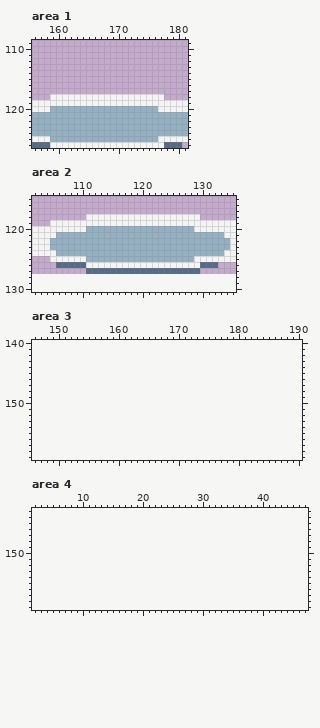
Pixel-art file: art/plates.aseprite. This is how it looked before the edit.
192x128 pixels, 1 frame. Shown: area 1: x 156..181, y 109..126; area 2: x 102..135, y 115..130; area 3: x 146..190, y 140..159; area 4: x 2..47, y 143..159. The old version is drawn lined up with the new one, on the new canvas. The commit also changed other parts of the picture, which this record leaves out.
The same view after the edit:
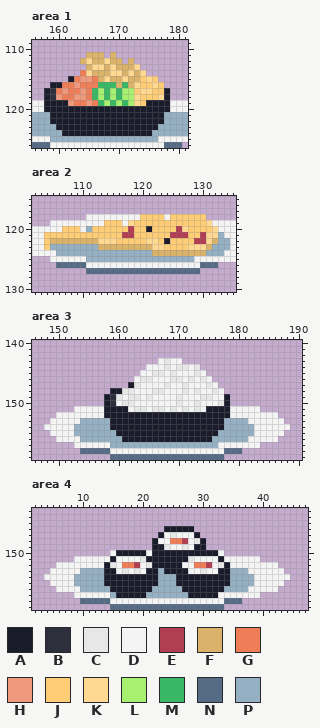
Palette (. is transparent): A #1a1c2c  B #2d2f3d  C #e7e7e7  D #f4f4f4  E #b13e53  F #dbb269  G #ef7d57  H #ef9a7d  J #ffcd75  K #ffd892  L #a7f070  M #38b764  N #566c86  P #94b0c2
What changed:
canvas 192x128 -> 192x160
Area 1:
y 111: x 165..167 ... -> FFF; x 169 . -> F
y 112: x 164..170 ....... -> FKFFKFF; x 172 . -> F
y 113: x 165..173 ......... -> FKKFKFFFK
y 114: x 164..174 ........... -> GKFFFKKFKFK
y 115: x 162..176 ............... -> AGHHGFKFFKFFJKJ
y 116: x 159..177 ................... -> AAGGHGGGMMMFMFKJJKJ
y 117: x 158..178 ..................... -> ABGHGGHGMLMLMLLJKKJJA
y 118: x 158..178 .DDDDDDDDDDDDDDDDDDD. -> ABHGGHHGMLMLMLLKJJJKA
y 119: x 158..178 DDDDDDDDDDDDDDDDDDDDD -> AAAAHGGHGMLMLMLKJAAAA
y 120: x 158..178 DPPPPPPPPPPPPPPPPPPDD -> AAAAAAAAAAAAAAAAAAAAA
y 121..122: x 159..177 PPPPPPPPPPPPPPPPPPP -> AAAAAAAAAAAAAAAAAAA
y 123: x 160..176 PPPPPPPPPPPPPPPPP -> AAAAAAAAAAAAAAAAA
y 124: x 161..175 PPPPPPPPPPPPPPP -> AAAAAAAAAAAAAAA
Area 2:
y 118: x 120..123 DDDD -> JJJJ; x 125..130 DDDDD. -> JJJJJJ
y 119: x 114..116 DDD -> JJJ; x 118..131 DDDDDDDDDDDDDD -> KJJJJJJJJJJJJK
y 120: x 107..109 DDD -> JJJ; x 112..132 PPPPPPPPPPPPPPPPPDDDD -> JJJJJJEJJAJJJJEKJJJJK
y 121: x 104..132 DDPPPPPPPPPPPPPPPPPPPPPPPPPPP -> JJJJJJJJJJJJJEEJJJJJJEEEJJEKK
y 122: x 104..132 DPPPPPPPPPPPPPPPPPPPPPPPPPPPP -> JFFFFFFFFKKKJJJJJKKJAJJJJEEKF
y 123: x 104 D -> J; x 113..131 PPPPPPPPPPPPPPPPPPP -> FFFFFFFFFKKJJJJKKKF
y 124: x 122..130 PPPPPPPPP -> FFFFFFFFF
Area 3:
y 143: x 167..170 .... -> DCDD
y 144: x 165..173 ......... -> DDDCDCCDC
y 145: x 164..174 ........... -> DDCCDCDDDCD
y 146: x 163..175 ............. -> DCCDDDCCDCDCD
y 147: x 162..176 ............... -> ACDDDDCDDCDDDCD
y 148: x 159..177 ................... -> AACCDDDCCDDDCDCDDCD
y 149: x 158..178 ..................... -> ABCDCCDCDDDDCDDDCCDDA
y 150: x 158..178 ..................... -> ABDCCDDDDDDDCDDCDDDCA
y 151: x 153..183 ............................... -> DDDDDAAAADCCDCCDCDCDCDAAAADDDDD
y 152: x 150..186 ..................................... -> DDDDDDDDAAAAAAAAAAAAAAAAAAAAADDDDDDDD
y 153: x 149..187 ....................................... -> DDDDDPPPPPAAAAAAAAAAAAAAAAAAAPPPPDDDDDD
y 154: x 148..188 ......................................... -> DDDDDPPPPPPAAAAAAAAAAAAAAAAAAAPPPPPDDDDDD
y 155: x 149..187 ....................................... -> DDDDPPPPPPPAAAAAAAAAAAAAAAAAPPPPPPDDDDD
y 156: x 150..186 ..................................... -> DDDDPPPPPPPAAAAAAAAAAAAAAAPPPPPPDDDDD
y 157: x 153..183 ............................... -> DDDDDDPPPPPPPPPPPPPPPPPPDDDDDDD
y 158: x 154..180 ........................... -> NNNNNDDDDDDDDDDDDDDDDDDDNNN
y 159: x 159..177 ................... -> NNNNNNNNNNNNNNNNNNN
Area 4:
y 146: x 24..28 ..... -> AAAAA
y 147: x 23..29 ....... -> ADCDDDA
y 148: x 22..30 ......... -> ADDGGEDCA
y 149: x 22..30 ......... -> AACDDCDAA
y 150: x 15..33 ................... -> DAAAAADAAAAAAAAAAAD
y 151: x 9..39 ............................... -> DDDDDDADDDDCAAAAAAACDDDDADDDDDD
y 152: x 6..42 ..................................... -> DDDDDDDDACDGGEDCAAAAADDGGEDCADDDDDDDD
y 153: x 5..43 ....................................... -> DDDDDPPPPAADCDCDAAPAAAADDCDDAAPPPDDDDDD
y 154: x 4..44 ......................................... -> DDDDDPPPPPAAAAAAAAAPPPAAAAAAAAAPPPPDDDDDD
y 155: x 5..43 ....................................... -> DDDDPPPPPAAAAAAAAAPPPAAAAAAAAAPPPPDDDDD
y 156: x 6..42 ..................................... -> DDDDPPPPPAAAAAAAPPPPPAAAAAAAPPPPDDDDD
y 157: x 9..39 ............................... -> DDDDDDPAAAAAPPPPPPPAAAAADDDDDDD
y 158: x 10..36 ........................... -> NNNNNDDDDDDDDDDDDDDDDDDDNNN
y 159: x 15..33 ................... -> NNNNNNNNNNNNNNNNNNN
Boxes around the changes in both pictures, in picture pixels (x1, y1, x2, y2):
changed: (44, 52, 170, 136)
changed: (44, 214, 218, 256)
added: (44, 358, 290, 460)
added: (44, 526, 290, 610)
